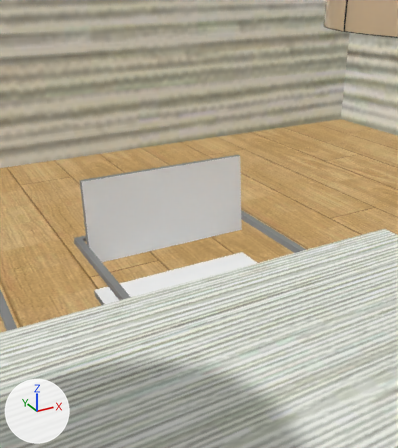
Before and after pictures for a commit that changed the FBX model Source/KaroTestGUI/KaroXNA/KaroXNAContent/room.FBX.
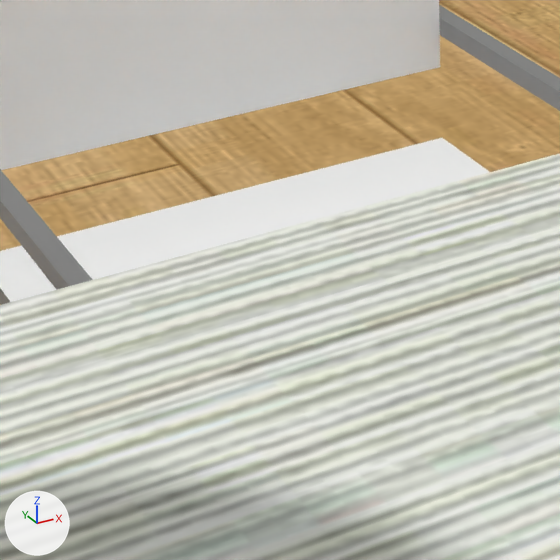
Each version appears first from a 50 mm camera at (-0.286, -0.544, 0.751) aimed at (0.174, 0.293, 0.333), and next in a close-up on the part from 25% to 70% of the width and 46% to 86% of the height. Every picture has the same lights, and +X, +Y and +Z are marked at lower left. Where no turn or scale is listed for an object, it has been applied to the vertices.

Names of what the first close-up shows: 'G_tbl01', 'Plane001'.
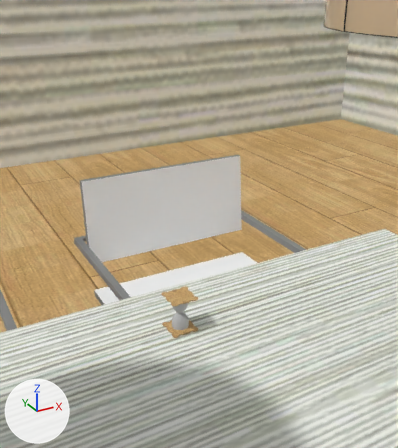
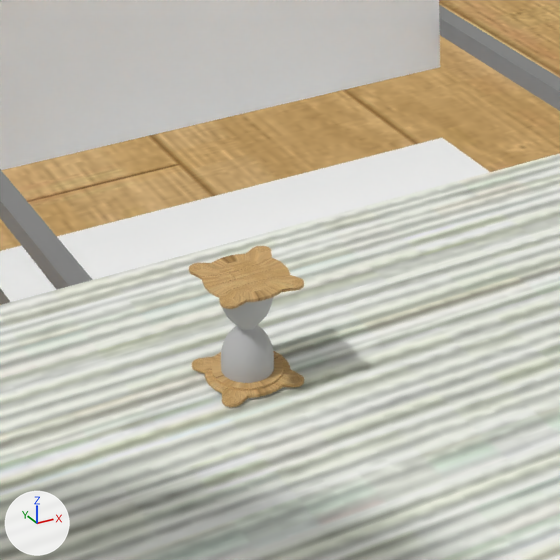
Edits to the scene script, one JSON object a line:
```json
{"op": "add", "block": "mat_07___default", "code": ["mat_07___default = principled_material('07 - Default')", "mat_07___default.base_color = (0.5, 0.5, 0.5)  # grey #bcbcbc", "mat_07___default.roughness = 0.717"]}
{"op": "add", "block": "mat_material__1", "code": ["mat_material__1 = principled_material('Material #1')", "mat_material__1.texture = img_ww_047_jpg", "mat_material__1.roughness = 0.859"]}
{"op": "add", "block": "me_mesh_040", "code": ["me_mesh_040 = bpy.data.meshes.new('Mesh.040')", "me_mesh_040.from_pydata(...)  # 4608 vertices, 4608 faces; spans x -0.0161..0.0161, y -0.0161..0.0161, z -0.0304..0.0304", "me_mesh_040.materials.append(mat_07___default)  # grey #bcbcbc"]}
{"op": "add", "block": "me_mesh_042", "code": ["me_mesh_042 = bpy.data.meshes.new('Mesh.042')", "me_mesh_042.from_pydata(...)  # 4132 vertices, 8256 faces; spans x -0.0269..0.0269, y -0.0269..0.0269, z -0.0349..0.0349", "me_mesh_042.materials.append(mat_material__1)  # picture img_ww_047_jpg"]}
{"op": "add", "block": "ob_01staklo", "code": ["ob_01staklo = bpy.data.objects.new('01staklo', me_mesh_040)", "ob_01staklo.location = (0.1107, 0.2523, 0.1808)"]}
{"op": "add", "block": "ob_03postolje", "code": ["ob_03postolje = bpy.data.objects.new('03postolje', me_mesh_042)", "ob_03postolje.location = (0.1107, 0.2523, 0.1808)"]}
```

Location of each change, (x1, y1, x2, y2) in pixels of the close-ups (560 x 560 px):
```json
{"object": "03postolje", "change": "added", "after": [189, 246, 304, 407], "on screen": "brown"}
{"object": "01staklo", "change": "added", "after": [221, 297, 274, 383]}
```
